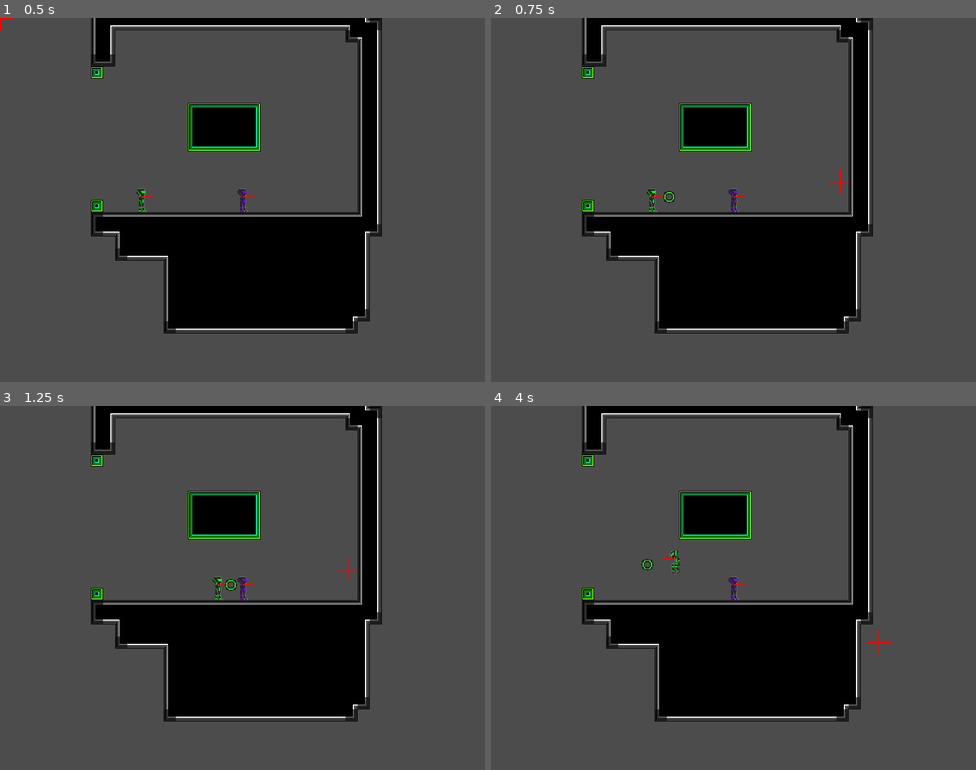
Above: before the commit, frames 1-4 (two rows, left to right).
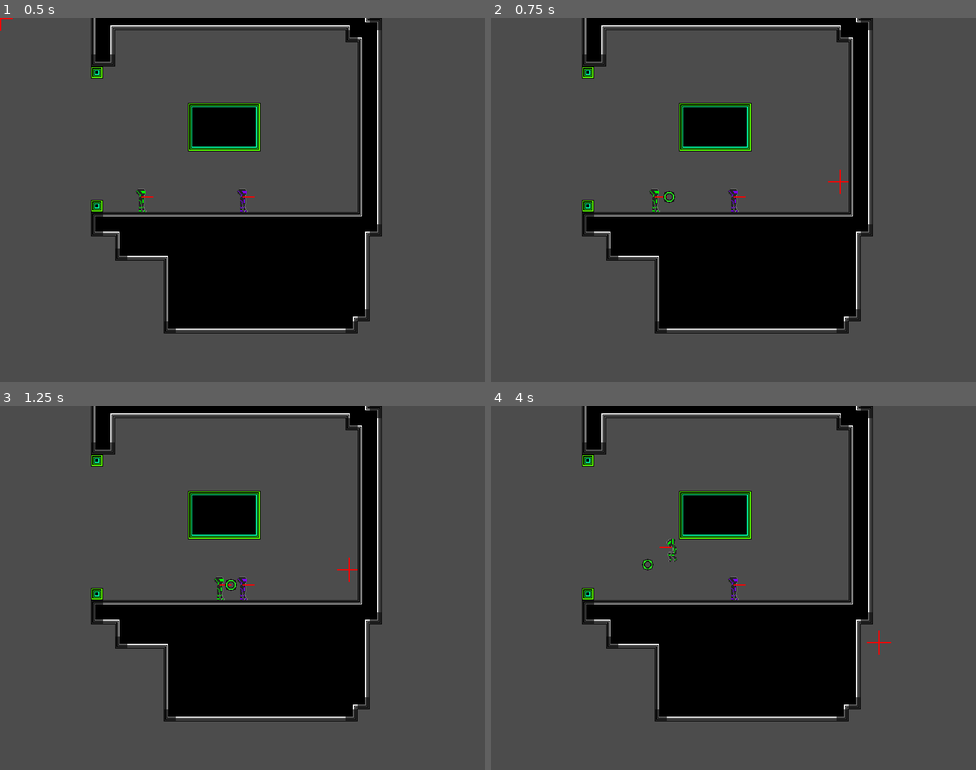
Above: after the commit, the same moments.

Repository: emmawithanE/Frisbee
Game: Godot game, scene res://scenes/World.tscn
Two runs of this game, one before a commit and one after it. Both use one fixed random seed, a clock stepped at 60 frames per second and the inputs below.
Inputs (mouse positions are in pixels of both pictures, inside the frame that each line leads up to):
- Up to frame 1 (0.5 s): no input
- Up to frame 2 (0.75 s): move the mouse to (840, 181) at 0.52 s; hold Right (ui_right) from 0.53 s (still down); click (840, 181) at 0.6 s
- Up to frame 3 (1.25 s): keep holding Right (ui_right); tap Space (jump) at 0.77 s
- Up to frame 4 (4 s): move the mouse to (636, 606) at 1.27 s; release Right (ui_right) at 1.28 s; hold Down (ui_down) 1.28-2.03 s; tap R (dash) at 1.35, 2.85 s; tap Space (jump) at 1.52, 3.02, 3.5, 3.77 s; move the mouse to (782, 507) at 2.02 s; hold Right (ui_right) 2.03-2.78 s; click (782, 507) at 2.1 s; tap Enter at 2.75 s; move the mouse to (709, 660) at 2.77 s; hold Up (ui_up) 2.78-3.53 s; move the mouse to (879, 642) at 3.52 s; hold Left (ui_left) from 3.53 s (still down); click (879, 642) at 3.6 s

Frame 1 is identical in both runs. In frame 2, 0.1% of the frame differs, in the area x 32-37%, y 46-54%; in frame 3, less than 0.1%; in frame 4, 0.2%, in the area x 31-39%, y 36-46%.

Commit message:
make shots not collide with you for 0.5s

Diff:
--- a/scenes/Player.gd
+++ b/scenes/Player.gd
@@ -59,6 +59,12 @@
 	if aim:
 		last_aim = aim
 	return last_aim
+
+func set_shot_exception(shot):
+	shot.add_collision_exception_with(self)
+	yield(get_tree().create_timer(0.5), "timeout")
+	if is_instance_valid(shot):
+		shot.remove_collision_exception_with(self)
 
 # Called every frame. 'delta' is the elapsed time since the previous frame.
 func _physics_process(delta):
@@ -92,6 +98,7 @@
 				shot_instance.set_colour(colour)
 				shot_instance.position = $Pointing/End.global_position
 				shot_instance.rotation = $Pointing.rotation
+				set_shot_exception(shot_instance)
 				get_parent().add_child(shot_instance)
 				# print("Shot fired.")
 				shooting_state = ShootingStates.Empty
@@ -152,15 +159,12 @@
 
 	# Gravity time
 	vel.y += gravity
-	print("1 " + str(colour) + " " + str(vel))
-	assert(vel.x == vel.x)
+
 	var remaining_force = vel*delta
 	on_floor = false
 	for _i in range(4):
 		if !remaining_force.length():
 			break
-		print("2 " + str(colour) + " " + str(remaining_force))
-		assert(vel.x == vel.x)
 		var coll = move_and_collide(remaining_force)
 		if !coll:
 			break
@@ -179,8 +183,6 @@
 				remaining_force += coll.normal*Vector2(800, 800)*delta
 			else:
 				vel += (vel*coll.normal).length()*coll.normal
-	print("3 " + str(colour) + " " + str(vel))
-	assert(vel.x == vel.x)
 
 func grab_timeout():
 	print("timeout")
